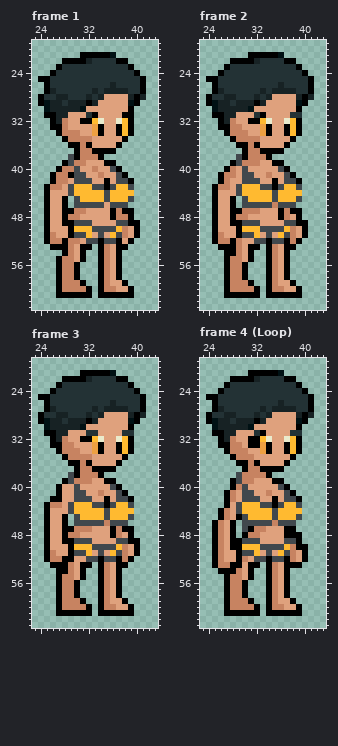
Two states of a pixel-art file, NPC/Sasha.ase. Above: the version before the commit.
64x64 pixels, 18 frames. Colours within 5 levels of each other are drawn and written as one. Shown: frame 1: x 23..43, y 19..63; frame 2: x 23..43, y 19..63; frame 3: x 23..43, y 19..63; frame 4 (Loop): x 23..43, y 19..63. The commit also changed other frames, which this record leaves out.
Once edited:
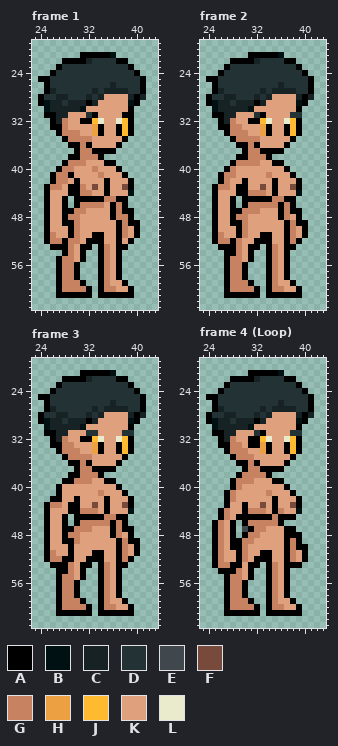
Palette (. is transparent): A #000000  B #001114  C #172224  D #233235  E #41484d  F #784a3b  G #c78361  H #eda042  J #ffba30  K #dfa17d  L #eaebcd
The edit:
layer "Clothes" now hidden
Frame 1:
y 38: x 29 E -> A
y 39: x 29 E -> G
y 40: x 30 E -> K; x 36 E -> K
y 41: x 30..31 EE -> KK; x 37 E -> K
y 42: x 30..32 EEE -> AKK; x 37..38 EE -> KK
y 43: x 29..34 EJJJEE -> AAGKFK; x 36..39 EJJE -> KKFA
y 44: x 29..39 EJJJJJEJJJJ -> AAGGKKAKKKB
y 45: x 30..39 EJJJJEJJJE -> AAAAAGGAA.
y 46: x 30..34 EEEEE -> AGGGG; x 36..38 EEE -> AGA
y 49: x 30..32 EEE -> GKK; x 37..38 EE -> AG
y 50: x 30..37 JJJEEEEJ -> GKKKKKKA
y 51: x 30..34 EEJKE -> GKKAA; x 36..37 JE -> KA
y 52: x 32..33 EE -> AA; x 35..36 EE -> KK
Frame 2:
y 38: x 29 E -> A
y 39: x 29 E -> G
y 40: x 30 E -> K; x 36 E -> K
y 41: x 30..31 EE -> KK; x 37 E -> K
y 42: x 30..32 EEE -> AKK; x 37..38 EE -> KK
y 43: x 29..34 EJJJEE -> AAKKFK; x 36..39 EJJE -> KKFA
y 44: x 29..39 EJJJJJEJJJJ -> AAGGGKAKKKB
y 45: x 30..39 EJJJJEJJJE -> AAAAAGGAA.
y 46: x 30..34 EEEEE -> AGGGG; x 36..38 EEE -> AGA
y 49: x 30..32 EEE -> GKK; x 37..38 EE -> AG
y 50: x 30..37 JJJEEEEJ -> GKKKKKKA
y 51: x 30..34 EEJKE -> GKKAA; x 36..37 JE -> KA
y 52: x 32..33 EE -> AA; x 35..36 EE -> KK
Frame 3:
y 38..39: x 29 E -> A
y 40: x 30 E -> K; x 36 E -> K
y 41: x 30..31 EE -> KK; x 37 E -> K
y 42: x 30..32 EEE -> AKK; x 37..38 EE -> KK
y 43: x 29..34 EJJJEE -> AAKKFK; x 36..39 EJJE -> KKFA
y 44: x 29..39 EJJJJJEJJJJ -> AAGGGKAKKKB
y 45: x 30..39 EJJJJEJJJE -> AAAAAGGAA.
y 46: x 30..34 EEEEE -> AGGGG; x 36..38 EEE -> AGA
y 49: x 30..32 EEE -> GKK; x 37..38 EE -> AG
y 50: x 30..37 JJJEEEEJ -> KKKKKKKA
y 51: x 30..34 EEJKE -> KKKAA; x 36..37 JE -> KA
y 52: x 32..33 EE -> AA; x 35..36 EE -> KK
Frame 4 (Loop):
y 38: x 29 E -> A
y 39: x 29 E -> G
y 40: x 30 E -> K; x 36 E -> K
y 41: x 30..31 EE -> KK; x 37 E -> K
y 42: x 30..32 EEE -> KKK; x 37..38 EE -> KK
y 43: x 29..34 EJJJEE -> KAKKFK; x 36..39 EJJE -> KKFA
y 44: x 29..39 EJJJJJEJJJJ -> KAGGGKAGKKB
y 45: x 30..39 EJJJJEJJJE -> AAAAAGAAA.
y 46: x 30..34 EEEEE -> AGGGG; x 36..38 EEE -> A..
y 49: x 30..32 EEE -> GGK; x 37..38 EE -> AG
y 50: x 30..37 JJJEEEEJ -> GKKKKKKA
y 51: x 30..34 EEJKE -> GKKAA; x 36..37 JE -> KA
y 52: x 32..33 EE -> AA; x 35..36 EE -> KK
Boxes around the changes in both pictures, in picture pixels (x1, y1, x2, y2):
changed: (68, 154, 134, 244)
changed: (236, 154, 302, 244)
changed: (68, 472, 134, 562)
changed: (236, 472, 302, 562)
